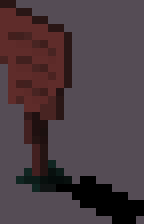
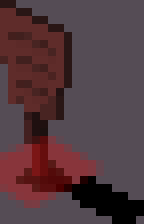
Layer changes from the first 144 x 224 image to the second:
added layer "Collider" (30%) above "Sign.png" over (x1=0, y1=136, x2=104, y2=208)
